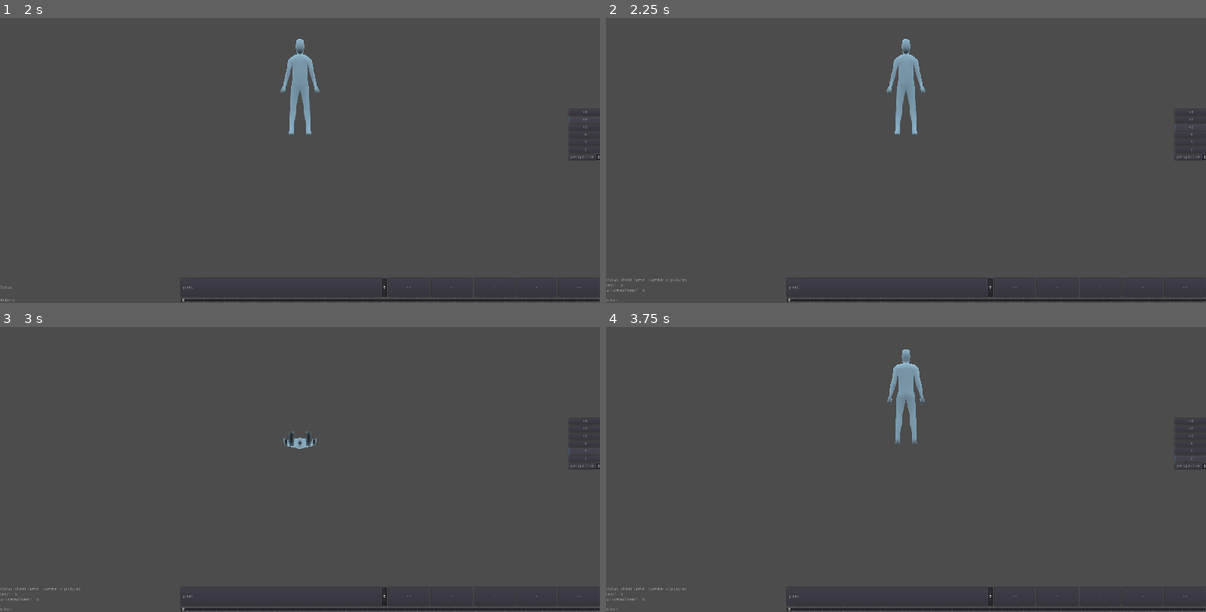
Above: before the commit, frames 1-4 (two rows, left to right).
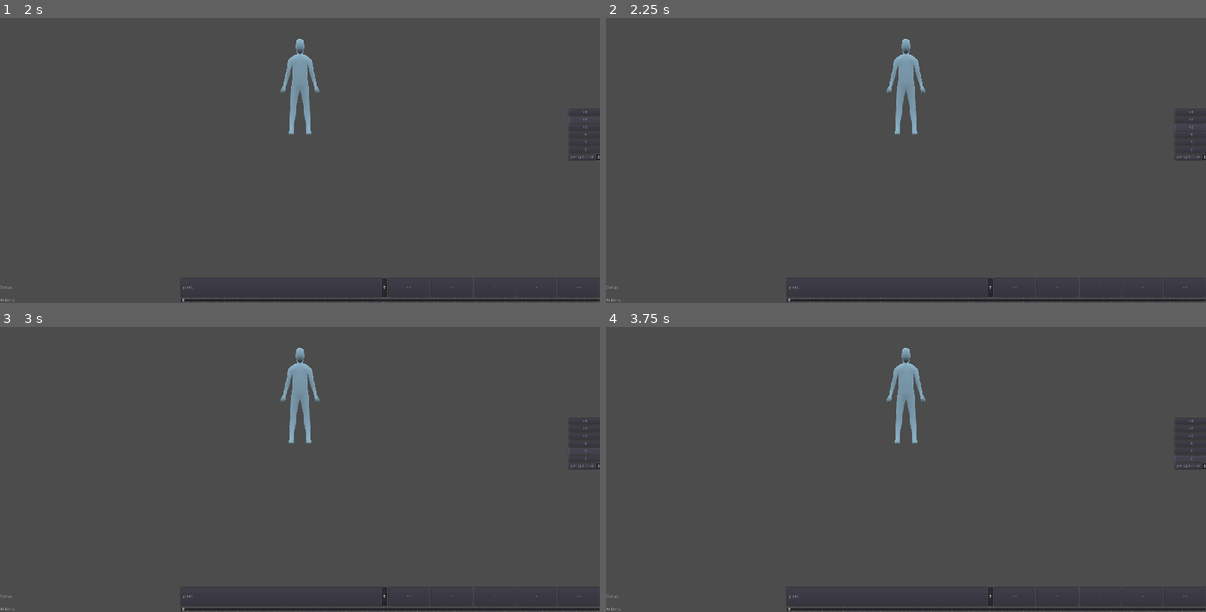
Above: after the commit, the same moments.

Repository: cevenaris/spritesheetsFrom3d
Game: Godot game, scene res://SpritesheetsFrom3D.tscn
The game is run twice, just before and just after one commit, with the same random seed, the same clock (stepped at 60 frames per second) and the same inputs.
Inputs:
- Up to frame 1 (2 s): click "+X" at 0.5 s; click "+Y" at 1.25 s
- Up to frame 2 (2.25 s): click "+Z" at 2 s
- Up to frame 3 (3 s): click "-Y" at 2.75 s
- Up to frame 4 (3.75 s): click "-Z" at 3.5 s

Frame 1 is identical in both runs. In frame 2, less than 0.1% of the frame differs, in the area x 0-14%, y 91-100%; in frame 3, 1.1%, in the area x 0-54%, y 7-100%; in frame 4, 0.2%.
Error before the commit: Invalid get index 'rotation' (on base: 'Nil'). (res://ui/UI.gd:90)
Error after the commit: Invalid get index 'font' (on base: 'Control (SpritesheetsFrom3D.gd)'). (res://ui/UI.gd:36)

Commit message:
Relocated the status message so larger size fonts would work better

Diff:
--- a/src/ui/AnimationController.gd
+++ b/src/ui/AnimationController.gd
@@ -21,6 +21,13 @@
 	if animationPlayer != null:
 		if animationPlayer.is_playing():
 			slider.value = animationPlayer.current_animation_position
+
+
+func set_fonts(font : DynamicFont):
+	if font != null:
+		for i in $HBoxContainer.get_children():
+			var temp : Button = i as Button
+			temp.set("custom_fonts/font", font)
 
 
 func set_animationPlayer(new_player : AnimationPlayer) -> void:
--- a/src/ui/AnimationController.tscn
+++ b/src/ui/AnimationController.tscn
@@ -36,7 +36,7 @@
 
 [node name="Start" type="Button" parent="HBoxContainer"]
 margin_left = 633.0
-margin_right = 758.0
+margin_right = 759.0
 margin_bottom = 62.0
 size_flags_horizontal = 3
 size_flags_vertical = 3
@@ -44,8 +44,8 @@
 text = "<<"
 
 [node name="Rewind" type="Button" parent="HBoxContainer"]
-margin_left = 762.0
-margin_right = 887.0
+margin_left = 763.0
+margin_right = 889.0
 margin_bottom = 62.0
 size_flags_horizontal = 3
 size_flags_vertical = 3
@@ -54,8 +54,8 @@
 text = "<"
 
 [node name="Pause" type="Button" parent="HBoxContainer"]
-margin_left = 891.0
-margin_right = 1016.0
+margin_left = 893.0
+margin_right = 1019.0
 margin_bottom = 62.0
 size_flags_horizontal = 3
 size_flags_vertical = 3
@@ -63,8 +63,8 @@
 text = "||"
 
 [node name="Play" type="Button" parent="HBoxContainer"]
-margin_left = 1020.0
-margin_right = 1145.0
+margin_left = 1023.0
+margin_right = 1149.0
 margin_bottom = 62.0
 size_flags_horizontal = 3
 size_flags_vertical = 3
@@ -73,7 +73,7 @@
 text = ">"
 
 [node name="End" type="Button" parent="HBoxContainer"]
-margin_left = 1149.0
+margin_left = 1153.0
 margin_right = 1280.0
 margin_bottom = 62.0
 size_flags_horizontal = 3
@@ -88,6 +88,7 @@
 step = 0.1
 tick_count = 10
 ticks_on_borders = true
+
 [connection signal="item_selected" from="HBoxContainer/AnimationPicker" to="." method="_on_AnimationPicker_item_selected"]
 [connection signal="pressed" from="HBoxContainer/Start" to="." method="_on_Start_pressed"]
 [connection signal="toggled" from="HBoxContainer/Rewind" to="." method="_on_Rewind_toggled"]
--- a/src/ui/UI.gd
+++ b/src/ui/UI.gd
@@ -4,33 +4,41 @@
 
 var par : SpriteSheetsFrom3D
 var amc : AnimationController
+var bui : HBoxContainer
 var lbh : VBoxContainer
+var cct : VBoxContainer
+var sth : VBoxContainer
 var sts : Label
 var act : Label
 var pvx : Spatial
 var pvy : Spatial
 var cam : Camera
 
-const ACTION_START = "action: "
-const ACTION_ABOVE_SEPARATOR = "---------------------------------\n"
+const ACTION_START = "Action: "
 const STATUS_SEPARATOR = " - "
-const STATUS_START = "status: sheet name" + STATUS_SEPARATOR + "number of pictures"
+const STATUS_START = "Status: sheet name" + STATUS_SEPARATOR + "number of pictures"
 const ACTION_TEXT_WAIT_TIME = 1.5
 var names : PoolStringArray
+
+var font : DynamicFont
 
 
 func _ready():
 	par = self.get_parent()
-	print(par.name)
-	amc = $HBoxContainer/AnimationController
-	lbh = $HBoxContainer/Labels
-	sts = $HBoxContainer/Labels/Status
-	act = $HBoxContainer/Labels/Actions
+	amc = $BottomUI/AnimationController
+	bui = $BottomUI
+	lbh = $BottomUI/Labels
+	cct = $CamControls
+	sth = $StatusHolder
+	sts = $StatusHolder/Status
+	act = $BottomUI/Labels/Actions
+
+	font = par.font
+	set_fonts()
 
 	yield(get_tree().create_timer(2), "timeout")
 	names = par.sheet_names
 	set_cam_stuff()
-
 
 	change_status_text()
 	change_action_text("", 0.1)
@@ -41,6 +49,21 @@
 		toggle_children_visibility()
 
 
+func set_fonts():
+	amc.set_fonts(font)
+
+	if font != null:
+		for i in cct.get_children():
+			var temp : Button = i as Button
+			i.set("custom_fonts/font", font)
+
+		sts.set("custom_fonts/font", font)
+		act.set("custom_fonts/font", font)
+
+		if font.size > par.screenSize.x / 96:
+			cct.rect_position.x -= font.size * 3 # empirically verified
+
+
 func set_cam_stuff():
 	pvx = par.edt.get_pivot_x()
 	pvy = par.edt.get_pivot_y()
@@ -48,22 +71,22 @@
 
 
 func toggle_children_visibility():
-	sts.visible = !sts.visible
-	amc.visible = !amc.visible
+	sth.visible = !sth.visible
+	bui.visible = !bui.visible
+	cct.visible = !cct.visible
 
 
 func change_status_text():
 	sts.text = STATUS_START
 	var nums = par.get_texture_numbers_list()
-	print(nums)
 	for i in range(nums.size()):
 		sts.text += "\n\t" + names[i] + STATUS_SEPARATOR + str(nums[i])
 
 
 func change_action_text(text : String, seconds : float):
-	act.text = ACTION_ABOVE_SEPARATOR + ACTION_START + text
+	act.text = ACTION_START + text
 	yield(get_tree().create_timer(seconds), "timeout")
-	act.text = ACTION_ABOVE_SEPARATOR + ACTION_START
+	act.text = ACTION_START
 
 
 func set_slider_subdiv(num : int):
@@ -71,8 +94,8 @@
 
 
 func swap_amp(new_amp : AnimationPlayer, time : float):
-	$HBoxContainer/AnimationController.animationPlayer = new_amp
-	$HBoxContainer/AnimationController.animation_time = time
+	amc.animationPlayer = new_amp
+	amc.animation_time = time
 
 
 func _on_SpritesheetsFrom3D_picture_taken():
--- a/src/ui/ViewportSizeControls.tscn
+++ b/src/ui/ViewportSizeControls.tscn
@@ -1,7 +1,8 @@
 [gd_scene load_steps=3 format=2]
 
-[ext_resource path="res://ui/new_dynamicfont.tres" type="DynamicFont" id=1]
+[ext_resource path="res://demos/new_dynamicfont.tres" type="DynamicFont" id=1]
 [ext_resource path="res://ui/ViewportSizeControls.gd" type="Script" id=2]
+
 
 [node name="ViewportSizeControls" type="Control"]
 anchor_right = 1.0
--- a/src/ui/new_dynamicfont.tres
+++ /dev/null
@@ -1,7 +0,0 @@
-[gd_resource type="DynamicFont" load_steps=2 format=2]
-
-[ext_resource path="res://ui/Roboto-Black.ttf" type="DynamicFontData" id=1]
-
-[resource]
-size = 40
-font_data = ExtResource( 1 )
